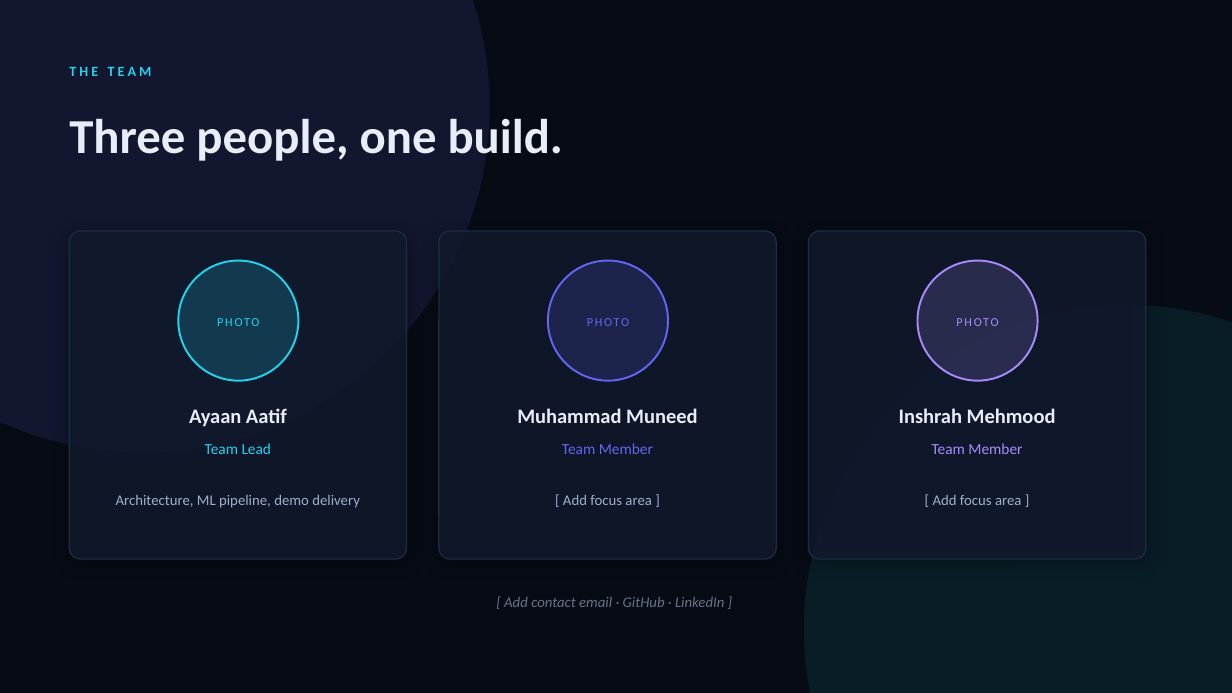
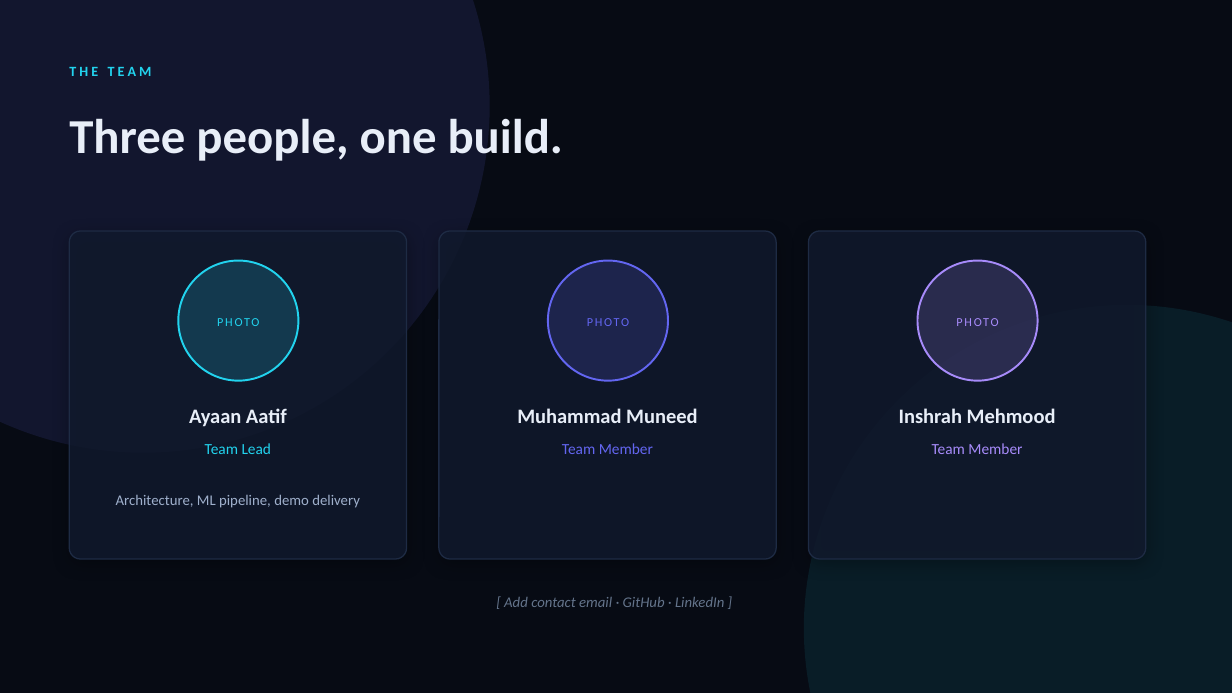
Before and after one commit to drhafiz-ayaan/twinverse-inspect-ai, a slide deck: slide 11 of deliverables/TwinVerse_Inspect_AI_Pitch.pptx. Drawn at 1232x693 pixels with LibreOffice and Linux fonts; fonts in the diff are those of the drawing. Boxes give left, top, right and bottom in pixels: in the first picture for what was removed or moved away, otherwise in the second. Text is boxed around its words. In the diff, an @@ line names an element or a change of style, - is before the commit and + after.

```diff
--- a/deliverables/TwinVerse_Inspect_AI_Pitch.pptx
+++ b/deliverables/TwinVerse_Inspect_AI_Pitch.pptx
@@ text removed at (563, 494, 651, 505) @@
-[ Add focus area ]
@@ text removed at (933, 495, 1021, 505) @@
-[ Add focus area ]
```
Also in this commit, not shown: 2 other slides changed, 4 other files.
